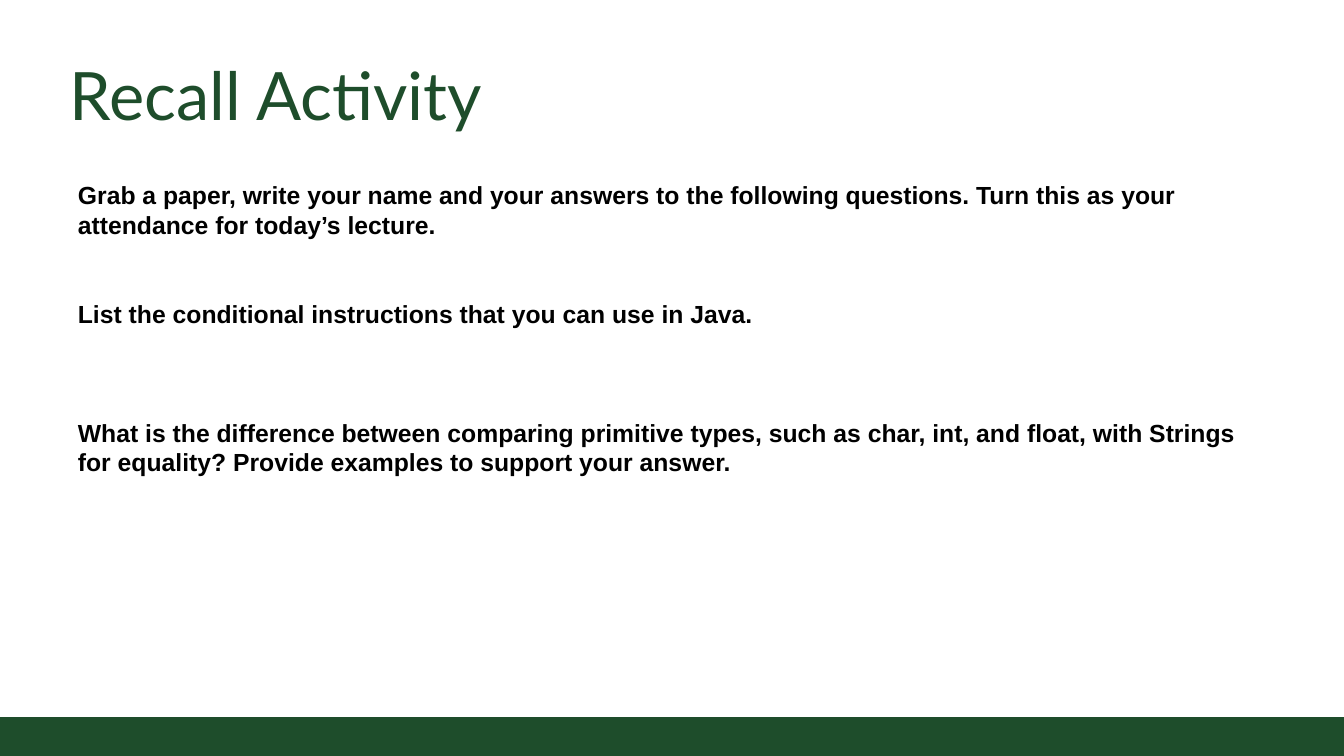
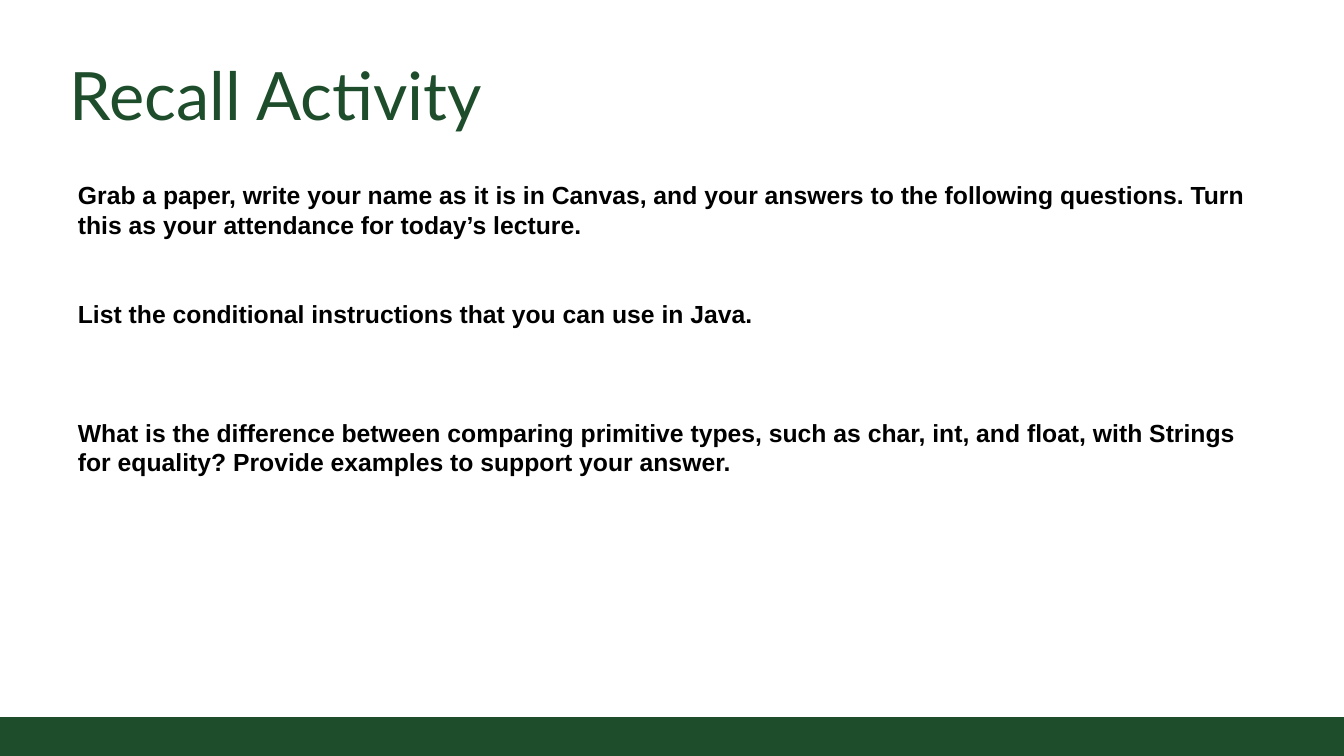
Before and after one commit to CSU-CompSci-CS163-4/Handouts, a slide deck: slide 3 of slides/On-Campus/03_01_Branching.pptx. Drawn at 1344x756 pixels with LibreOffice and Linux fonts; fonts in the diff are those of the drawing; background and template pictures are left out. Boxes give left, top, right and bottom in pixels: in the first picture for what was removed or moved away, otherwise in the second. Text is boxed around its words. In the diff, an @@ line names an element or a change of style, - is before the commit and + after.

```diff
--- a/slides/On-Campus/03_01_Branching.pptx
+++ b/slides/On-Campus/03_01_Branching.pptx
@@ text at [78, 186, 1244, 239]: text changed @@
-Grab a paper, write your name and your answers to the following questions. Turn this as your attendance for today’s lecture.
+Grab a paper, write your name as it is in Canvas, and your answers to the following questions. Turn this as your attendance for today’s lecture.
```
Also in this commit, not shown: 2 other slides changed.
